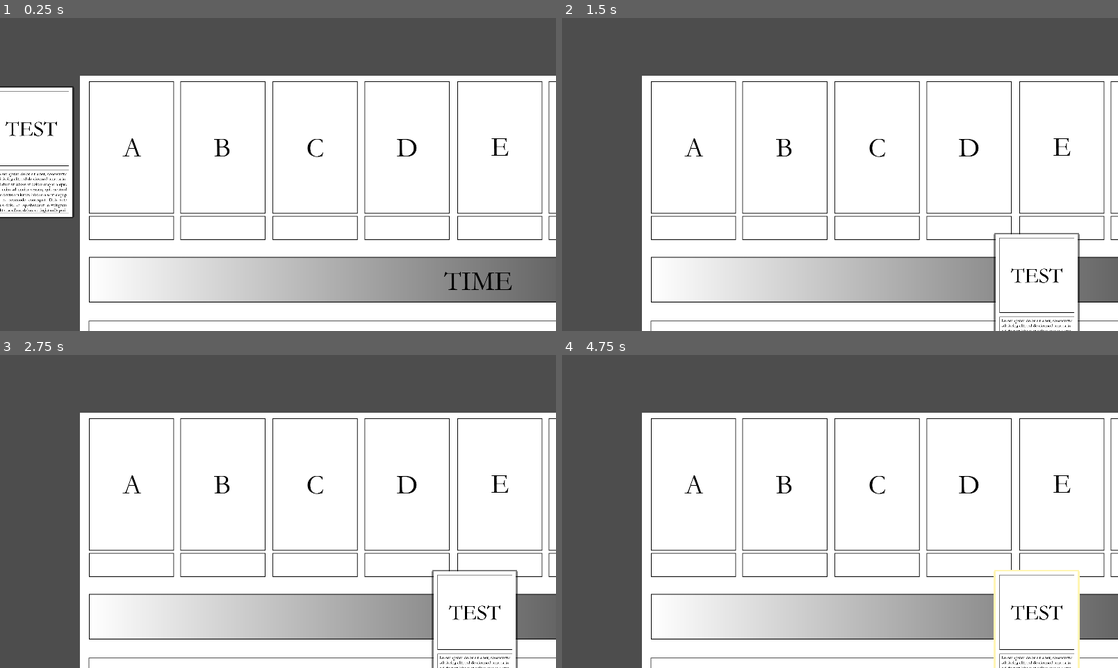
Above: before the commit, frames 1-4 (two rows, left to right).
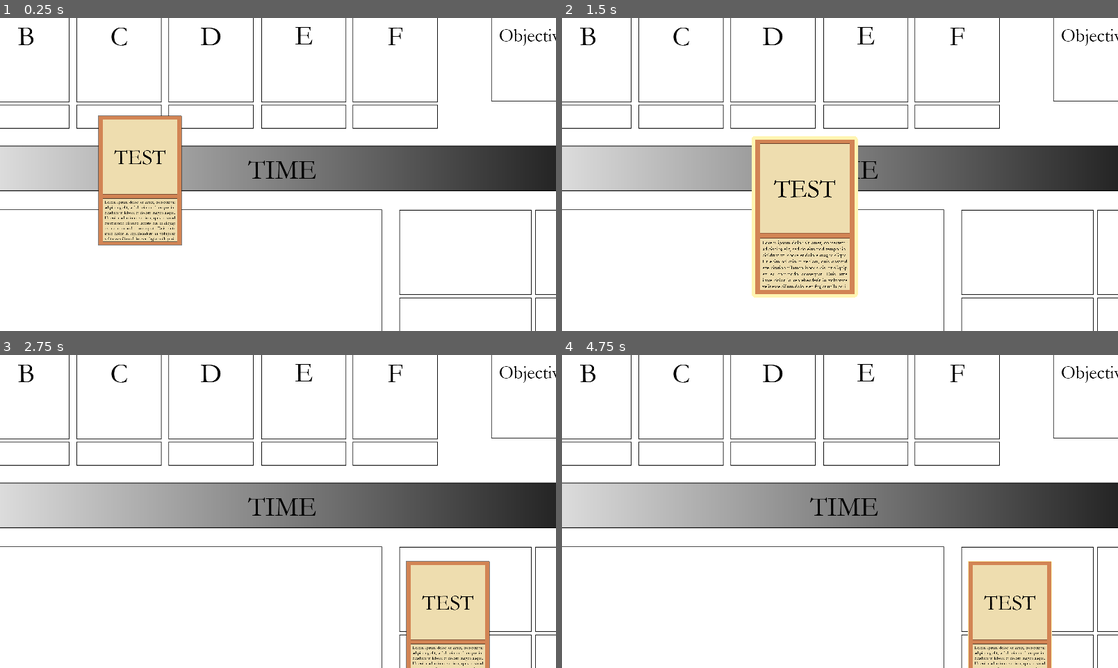
Above: after the commit, the same moments.

Repository: jakabd/BoardGame
Game: Godot game, scene res://Scenes/Main.tscn
Same seed, same stepped clock (60 frames per second), same inputs: the game is played once before the commit and once after it. This scene is started directly instead of the project's main scene.
Inputs (mouse positions are in pixels of both pictures, inside the frame that each line leads up to):
- Up to frame 1 (0.25 s): no input
- Up to frame 2 (1.5 s): tap Enter at 0.5 s; drag from (595, 152) to (1034, 299) at 0.52 s; drag from (728, 190) to (1034, 299) at 1.27 s
- Up to frame 3 (2.75 s): move the mouse to (333, 442) at 2.02 s; click (333, 442) at 2.17 s
- Up to frame 4 (4.75 s): tap Space at 2.75, 4.25 s; drag from (812, 574) to (673, 464) at 2.77 s; tap Enter at 3.5 s; move the mouse to (1006, 558) at 3.52 s; click (1006, 558) at 3.67 s; drag from (673, 464) to (1034, 636) at 4.27 s

The runs differ from the first frame. In frame 1, 57% of the frame differs, in the area x 0-100%, y 0-100%; in frame 2, 59%; in frame 3, 59%; in frame 4, 59%.

Commit message:
Added card animations.

Diff:
--- a/Scenes/Card.tscn
+++ b/Scenes/Card.tscn
@@ -6,8 +6,8 @@
 
 [sub_resource type="ShaderMaterial" id="ShaderMaterial_knn4g"]
 shader = ExtResource("2_c2jq7")
-shader_parameter/color = Color(0, 0, 0, 0.470588)
-shader_parameter/width = 10.0
+shader_parameter/color = Color(0, 0, 0, 0.5)
+shader_parameter/width = 4.0
 shader_parameter/pattern = 1
 shader_parameter/inside = false
 shader_parameter/add_margins = true
--- a/Scenes/Main.tscn
+++ b/Scenes/Main.tscn
@@ -13,7 +13,7 @@
 position = Vector2(-1186, -513)
 
 [node name="Camera2D" type="Camera2D" parent="."]
-position = Vector2(-681, -428)
+position = Vector2(-4, -44)
 limit_left = -3000
 limit_top = -2000
 limit_right = 3000
@@ -25,4 +25,4 @@
 [node name="Cards" type="Node" parent="."]
 
 [node name="Card" parent="Cards" instance=ExtResource("2_rjrgh")]
-position = Vector2(-1533, -505)
+position = Vector2(-481, -23)
--- a/Scripts/Card.gd
+++ b/Scripts/Card.gd
@@ -1,53 +1 @@
-extends CharacterBody2D
-
-var _isDragging : bool = false
-var _lastMousePos : Vector2
-var _lastPos : Vector2
-
-var _pickUpSize = 1.2
-
-# Called when the node enters the scene tree for the first time.
-func _ready():
-	pass
-
-# Called every frame. 'delta' is the elapsed time since the previous frame.
-func _process(_delta):
-	if _isDragging:
-		var mousePos = get_viewport().get_mouse_position()
-		var mouseMovement = Vector2(mousePos.x - _lastMousePos.x, mousePos.y - _lastMousePos.y)
-		var currentZoom = Global.GetZoom()
-		set_position(Vector2(_lastPos.x + mouseMovement.x/currentZoom, _lastPos.y + mouseMovement.y/currentZoom))
-
-
-func _on_input_event(_viewport, event, _shape_idx):
-	if event is InputEventMouseButton:
-		#Dragging camera
-		if event.button_index == MOUSE_BUTTON_LEFT:
-			# Start dragging
-			if not _isDragging and event.pressed:
-				StartDrag()
-			# Stop dragging if the button is released.
-			if _isDragging and not event.pressed:
-				StopDrag()
-
-
-func StartDrag() -> void:
-	_isDragging = true
-	_lastMousePos = get_viewport().get_mouse_position()
-	_lastPos = self.get_position()
-	var borderWidth = $Texture.material.get_shader_parameter("width")
-	$Texture.material.set_shader_parameter("width", borderWidth*2)
-	scale = Vector2(_pickUpSize, _pickUpSize)
-
-func StopDrag() -> void:
-	_isDragging = false
-	var borderWidth = $Texture.material.get_shader_parameter("width")
-	$Texture.material.set_shader_parameter("width", borderWidth/2)
-	scale = Vector2(1.0, 1.0)
-
-func _on_mouse_entered():
-	$Texture.material.set_shader_parameter("color", Vector4(1.0, 0.96, 0.7,1.0))
-
-
-func _on_mouse_exited():
-	$Texture.material.set_shader_parameter("color", Vector4(0.0, 0.0, 0.0, 0.5))
+extends "res://Scripts/Flippable.gd"
--- /dev/null
+++ b/Scripts/Flippable.gd
@@ -0,0 +1,41 @@
+extends "res://Scripts/Pickable.gd"
+
+var _frontTexture : CompressedTexture2D = load("res://Images/Card.jpg")
+var _backTexture : CompressedTexture2D = load("res://Images/CardBack.jpg")
+
+var _isFlipped : bool = false
+var _flipAxis : int = 0 # 0=x, 1=y
+var _originalScale : Vector2 = self.scale
+
+func _on_input_event(_viewport, event, _shape_idx):
+	super._on_input_event(_viewport, event, _shape_idx)
+	if event is InputEventMouseButton:
+		#Dragging camera
+		if event.button_index == MOUSE_BUTTON_RIGHT:
+			# Start dragging
+			if _isDragging and event.pressed:
+				StartFlip()
+
+func StartFlip():
+	_originalScale = Vector2(_currentScale, _currentScale)
+
+	if _tween:
+		_tween.kill()
+	_tween = get_tree().create_tween()
+	_tween.finished.connect(FlipHalfWay)
+	_tween.tween_property(self, "scale", Vector2(0,_originalScale.y) if _flipAxis == 0 else Vector2(_originalScale.x,0), 0.15).set_trans(Tween.TRANS_LINEAR)
+
+func FlipHalfWay():
+	if (_isFlipped):
+		$Texture.texture = _frontTexture
+		_isFlipped = false
+	else:
+		$Texture.texture = _backTexture
+		_isFlipped = true
+
+	_originalScale = Vector2(_currentScale, _currentScale)
+
+	if _tween:
+		_tween.kill()
+	_tween = get_tree().create_tween()
+	_tween.tween_property(self, "scale", _originalScale, 0.15).set_trans(Tween.TRANS_LINEAR)
--- /dev/null
+++ b/Scripts/Pickable.gd
@@ -0,0 +1,59 @@
+extends "res://Scripts/Selectable.gd"
+
+var _isDragging : bool = false
+var _lastMousePos : Vector2
+var _lastPos : Vector2
+
+var _pickUpSize : float = 1.2
+var _currentScale : float = 1.0
+
+var _tween : Tween
+
+# Called when the node enters the scene tree for the first time.
+func _ready():
+	pass
+
+# Called every frame. 'delta' is the elapsed time since the previous frame.
+func _process(_delta):
+	if _isDragging:
+		var mousePos = get_viewport().get_mouse_position()
+		var mouseMovement = Vector2(mousePos.x - _lastMousePos.x, mousePos.y - _lastMousePos.y)
+		var currentZoom = Global.GetZoom()
+		set_position(Vector2(_lastPos.x + mouseMovement.x/currentZoom, _lastPos.y + mouseMovement.y/currentZoom))
+
+
+func _on_input_event(_viewport, event, _shape_idx):
+	if event is InputEventMouseButton:
+		#Dragging camera
+		if event.button_index == MOUSE_BUTTON_LEFT:
+			# Start dragging
+			if not _isDragging and event.pressed:
+				StartDrag()
+			# Stop dragging if the button is released.
+			if _isDragging and not event.pressed:
+				StopDrag()
+
+
+func StartDrag() -> void:
+	_isDragging = true
+	_lastMousePos = get_viewport().get_mouse_position()
+	_lastPos = self.get_position()
+	var borderWidth = $Texture.material.get_shader_parameter("width")
+	$Texture.material.set_shader_parameter("width", borderWidth*5)
+
+	if _tween:
+		_tween.kill()
+	_tween = get_tree().create_tween()
+	_tween.tween_property(self, "scale", Vector2(_pickUpSize, _pickUpSize) , 0.05).set_trans(Tween.TRANS_LINEAR)
+	_currentScale = _pickUpSize
+
+func StopDrag() -> void:
+	_isDragging = false
+	var borderWidth = $Texture.material.get_shader_parameter("width")
+	$Texture.material.set_shader_parameter("width", borderWidth/5)
+
+	if _tween:
+		_tween.kill()
+	_tween = get_tree().create_tween()
+	_tween.tween_property(self, "scale", Vector2(1.0, 1.0) , 0.05).set_trans(Tween.TRANS_LINEAR)
+	_currentScale = 1.0
--- /dev/null
+++ b/Scripts/Selectable.gd
@@ -0,0 +1,8 @@
+extends CharacterBody2D
+
+func _on_mouse_entered():
+	$Texture.material.set_shader_parameter("color", Vector4(1.0, 0.96, 0.7,1.0))
+
+
+func _on_mouse_exited():
+	$Texture.material.set_shader_parameter("color", Vector4(0.0, 0.0, 0.0, 0.5))
--- a/Shaders/HighlightShader.gdshader
+++ b/Shaders/HighlightShader.gdshader
@@ -1,8 +1,8 @@
 shader_type canvas_item;
 
-uniform vec4 color : source_color = vec4(1.0);
-uniform float width : hint_range(0, 25) = 1.0;
-uniform int pattern : hint_range(0, 2) = 0; // diamond, circle, square
+uniform vec4 color : source_color = vec4(0.0, 0.0, 0.0, 0.5);
+uniform float width : hint_range(0, 25) = 4.0;
+uniform int pattern : hint_range(0, 2) = 1; // diamond, circle, square
 uniform bool inside = false;
 uniform bool add_margins = true; // only useful when inside is false
 uniform bool isHighlighted = false;
Binary file changed: Images/Card.jpg
Binary file added: Images/CardBack.jpg
Not shown, added: Images/CardBack.jpg.import
Not shown, changed: .gitignore
Not shown, changed: Images/Card.ai
